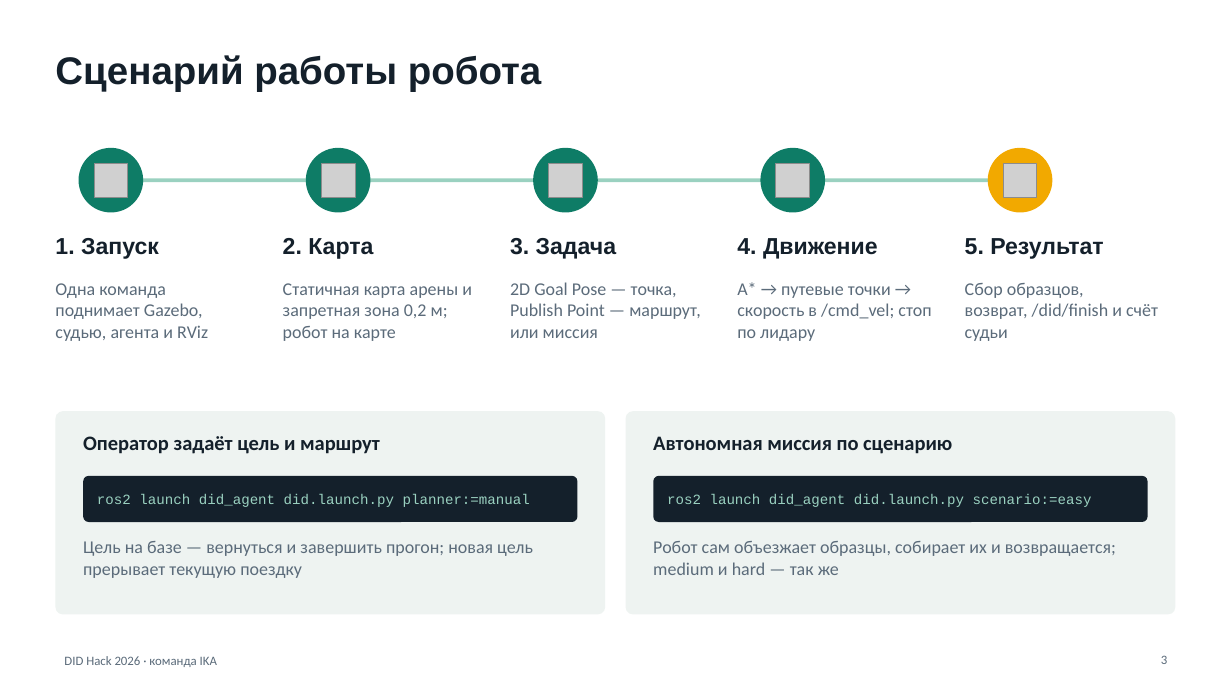
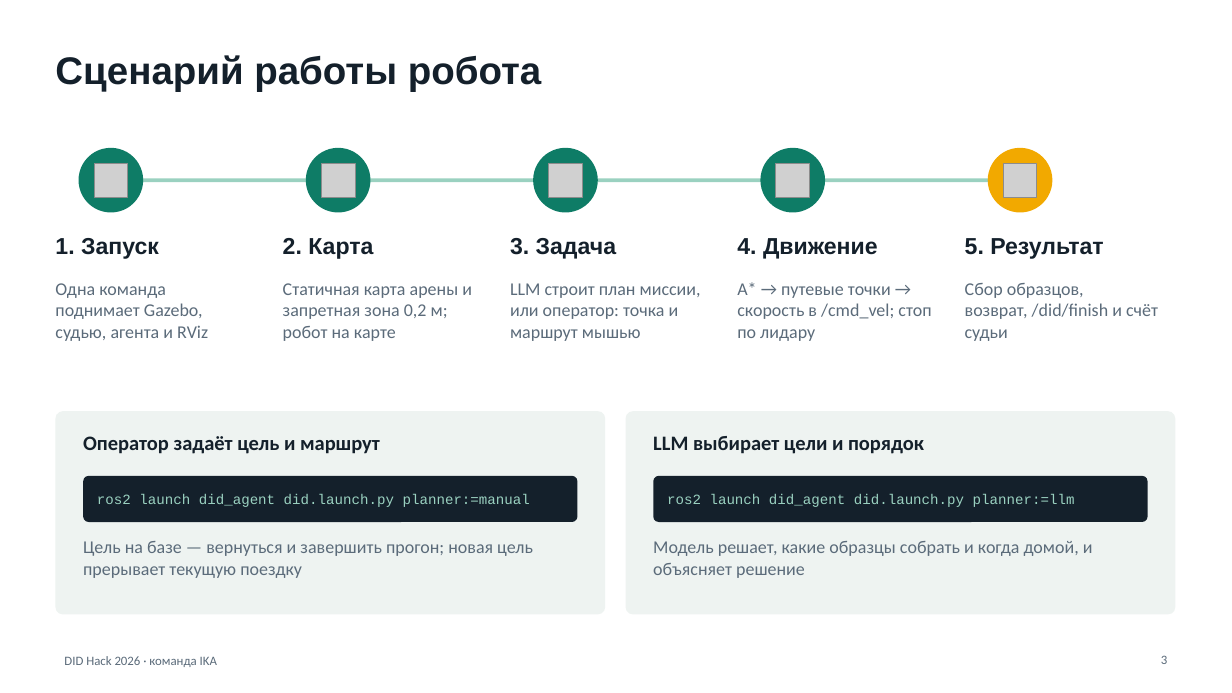
Before and after one commit to TwoToTango123/innopolis-agent-turtle, a slide deck: slide 3 of docs/DID_Hack_IKA_Защита_прототипа.pptx. Drawn at 1232x693 pixels with LibreOffice and Linux fonts; fonts in the diff are those of the drawing; grey boxes stand for pictures. Boxes give left, top, right and bottom in pixels: in the first picture for what was removed or moved away, otherwise in the second. Text is boxed around its words. In the diff, an @@ line names an element or a change of style, - is before the commit and + after.

```diff
--- a/docs/DID_Hack_IKA_Защита_прототипа.pptx
+++ b/docs/DID_Hack_IKA_Защита_прототипа.pptx
@@ text at box(510, 283, 701, 341): text changed @@
-2D Goal Pose — точка, Publish Point — маршрут, или миссия
+LLM строит план миссии, или оператор: точка и маршрут мышью
@@ text at box(653, 436, 924, 454): text changed @@
-Автономная миссия по сценарию
+LLM выбирает цели и порядок
@@ text at box(667, 494, 1075, 507): text changed @@
-ros2 launch did_agent did.launch.py scenario:=easy
+ros2 launch did_agent did.launch.py planner:=llm
@@ text at box(653, 541, 1093, 578): text changed @@
-Робот сам объезжает образцы, собирает их и возвращается; medium и hard — так же
+Модель решает, какие образцы собрать и когда домой, и объясняет решение
```
Also in this commit, not shown: 8 other slides changed, 2 slides added.
